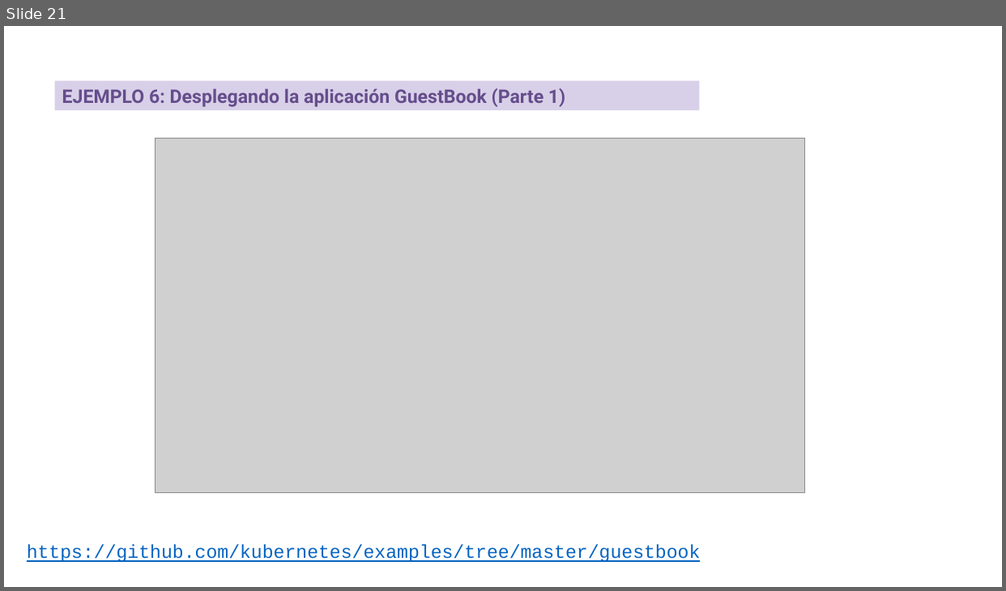
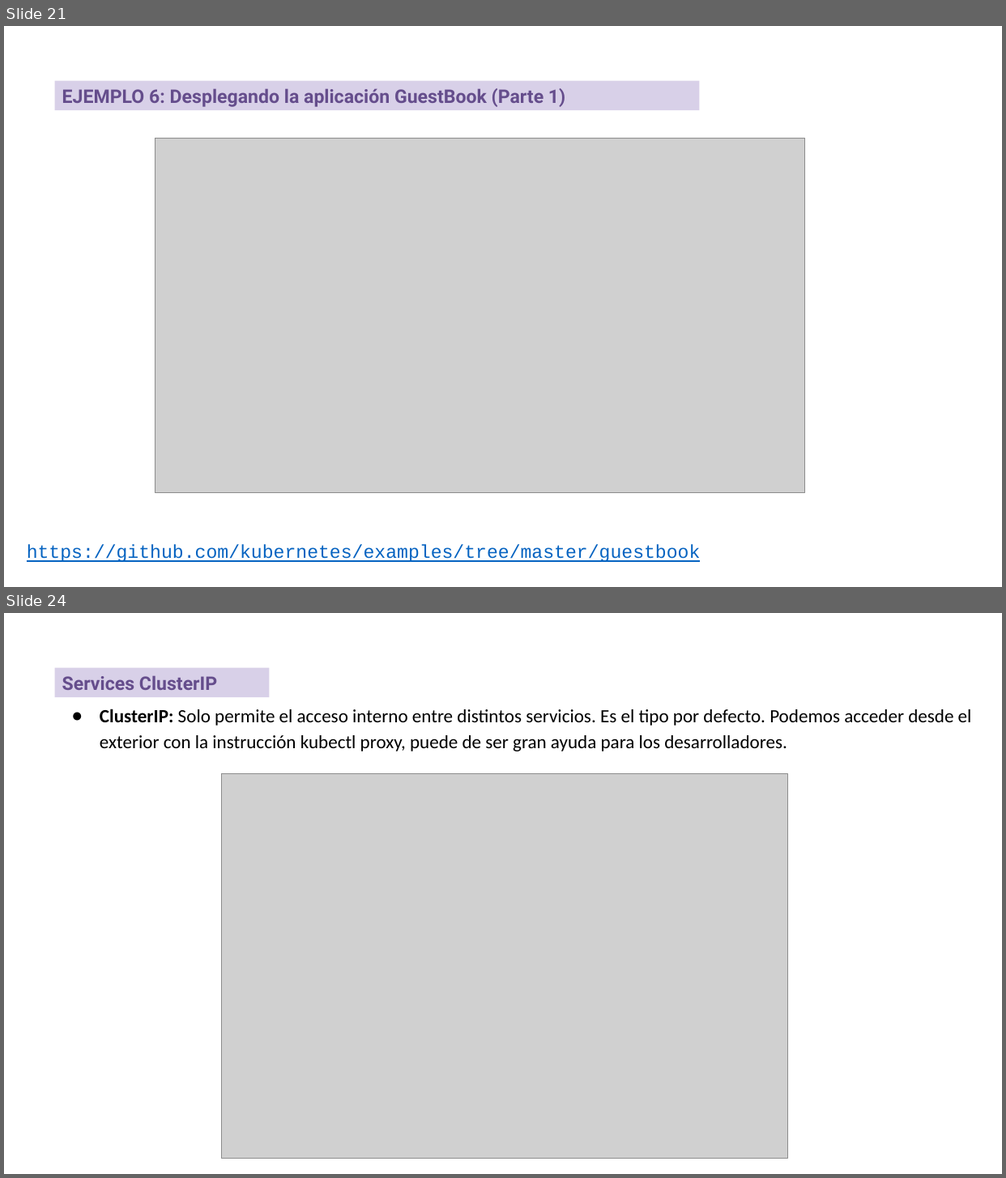
Before and after one commit to iesgn/curso_kubernetes_2020, a slide deck: unidad2/presentacion_sesion2.odp. Shown one above the other, each under a label of ours: slide 21 before the commit, slides 21 and 24 after it; the slides between them are not shown. The pictures are 1006x591 and 1006x1178 pixels, drawn with LibreOffice and Linux fonts; fonts in the diff are those of the drawing; grey boxes stand for pictures. Boxes give left, top, right and bottom in pixels: in the first picture for what was removed or moved away, otherwise in the second. Text is boxed around its words. In the diff, an @@ line names an element or a change of style, - is before the commit and + after.

Commit message:
Añado services en la sesión 2

```diff
--- a/unidad2/presentacion_sesion2.odp
+++ b/unidad2/presentacion_sesion2.odp
@@ slide 24 added at box(4, 613, 1002, 1174), background #FFFFFF @@
@@ rectangle added at box(55, 667, 270, 697), fill #D8D0E8, 18 pt, text #654D8C, bold @@
+Services ClusterIP
@@ text added at box(100, 709, 972, 752), 18 pt, text #000000 @@
+● ClusterIP: Solo permite el acceso interno entre distintos servicios. Es el tipo por defecto. Podemos acceder desde el exterior con la instrucción kubectl proxy, puede de ser gran ayuda para los desarrolladores.
@@ picture added at box(222, 774, 788, 1158) @@
```
Also in this commit, not shown: 7 other slides added, 9 other files.
